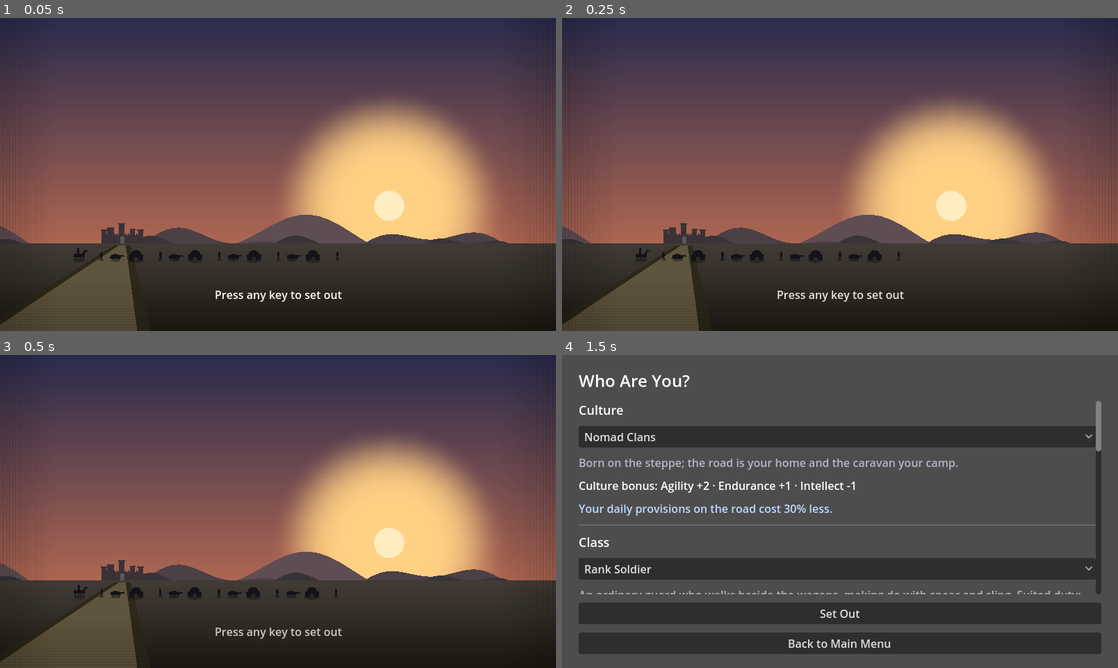
Above: before the commit, frames 1-4 (two rows, left to right).
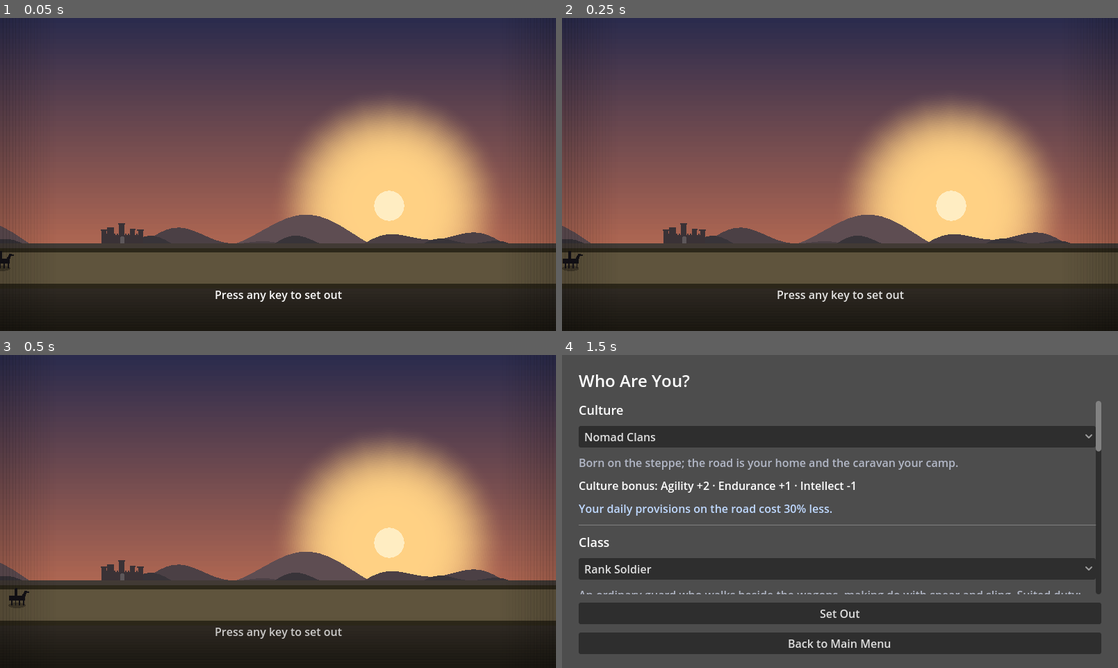
Above: after the commit, the same moments.

Repository: ulubatuhan/wayborne
Game: Godot game, scene res://scenes/ui/main_menu.tscn
Two runs of this game, one before a commit and one after it. Both use one fixed random seed, a clock stepped at 60 frames per second and the inputs below.
Inputs (mouse positions are in pixels of both pictures, inside the frame that each line leads up to):
- Up to frame 1 (0.05 s): no input
- Up to frame 2 (0.25 s): no input
- Up to frame 3 (0.5 s): no input
- Up to frame 4 (1.5 s): tap Enter (ui_accept) at 0.5, 0.77 s; move the mouse to (962, 495) at 0.52 s; hold Right (ui_right) 0.53-1.25 s; tap E at 0.6 s; click (962, 495) at 0.67 s; click "New Game" at 1.25 s

The runs differ from the first frame. In frame 1, 13% of the frame differs, in the area x 0-100%, y 72-100%; in frame 2, 13%; in frame 3, 13%; in frame 4, nothing differs.

Commit message:
Ana menü: yol ve kervan aynı yönde yürüsün
Kervanın "ufka doğru yürüyen" ilk sürümü yolu bir perspektif yamuğu
olarak (yakın kenardan ufuktaki şehre doğru daralan) çiziyordu, ama
kervan siluetinin kendisi yalnızca yatayda kayıp küçülüyordu - iki
hareket asla aynı yönü paylaşmadı, yol dikey/diyagonal okunurken kervan
yatay okunuyordu.

Perspektif önermesi tamamen kaldırıldı: `_draw_road` artık `ground_y`de
sabit yükseklikte düz yatay bir bant, `_draw_caravan` da yalnızca x'te
kayıyor, hiç ölçeklenmiyor - ikisi de aynı `ground_y`ye kilitli olduğu
için kervanın yoldan çıkması yapısal olarak imkânsız.

İki yan düzeltme daha:
- `_walk_caravan(unit, ink, place)` sütunu hem ölçüp hem yerleştiriyor
  (RoadCaravan._walk_column'daki aynı desen) - iki ayrı hesap asla
  birbirinden sapamaz.
- Lider artık sütunun en büyük x'inde çiziliyor, 0'da değil: at
  siluetinin boynu +x yönünde çizildiği için +x hareketinde lider en
  önde olmalı.

Döngü artık ekran dışına sarılarak (`fposmod`) kapanıyor, solma
efektiyle değil - ne alfa geçişi ne de "görünmez an"ı yakalamak için
özel bir başlangıç zamanı gerekiyor.

Doğrulama: `godot --headless --import` temiz, `run_tests.gd` 6951/6951
geçti, `screenshot_menu.gd` her iki karede de kervanın düz yatay bant
üzerinde durduğunu doğruladı.

Claude-Session: https://claude.ai/code/session_01SmgLRHV2q6VtZPZSSuowT6

Diff:
--- a/scripts/ui/menu_backdrop.gd
+++ b/scripts/ui/menu_backdrop.gd
@@ -2,7 +2,7 @@
 extends Control
 
 ## Ana menünün arkasındaki manzara: alçak bir güneş, sırtlar, uzakta bir
-## şehir ve ufka doğru yürüyen bir kervan silueti.
+## şehir ve yatay bir yol üzerinde yürüyen bir kervan silueti.
 ##
 ## Oyunun **ilk gördüğü ekran** buydu ve hiç çizilmemişti: düz gri bir
 ## zemin üstünde dört buton. Yol sahnesi, savaş ve şehir çizilmişken
@@ -50,29 +50,26 @@
 const CITY_X_RATIO: float = 0.22
 const CITY_HEIGHT_RATIO: float = 0.060
 
-## Kervan silueti bir **yol** üzerinde, ufka doğru ilerliyor - artık sabit
-## bir kare değil, bir döngü. `CARAVAN_START_RATIO`/`CARAVAN_GROUND_RATIO`
-## yakın uç (döngünün başı, en büyük göründüğü an); yol, ufuktaki şehre
-## kadar daralarak uzanıyor (`ROAD_VANISH_X_RATIO` - şehrin kendisi, çünkü
-## kervanın gittiği yer zaten orası) ve kervan `CARAVAN_WALK_SECONDS`'te bir
-## o noktaya varıp küçüle küçüle kayboluyor, sonra döngü baştan başlıyor.
-## Küçülme kervanın kendi çiziminde değil, `draw_set_transform`'da: her
-## figür yine yerel (0,0) tabanlı çiziliyor, tek bir konum+ölçek dönüşümü
-## bütün siluet grubunu aynı anda taşıyor - iki ayrı yerde ölçeklemek iki
-## farklı kervan demek olurdu (bkz. Art Rules'un "bir şekil iki yerde
-## çizilirse iki farklı şekildir" kuralı).
+## Kervan silueti bir **yatay** yol üzerinde yürüyor. İlk sürüm yolu
+## ufuktaki şehre daralan bir perspektif şerit olarak çizmişti ve kervan
+## kendi biçimini hiç döndürmeden yalnızca yatay kayıyordu - sonuç yol dik
+## bir çizgi gibi dururken kervan onun üstünde yatay süzülüyordu, ikisi
+## aynı yöne gitmiyordu. Artık ikisi de aynı şey: yol `CARAVAN_GROUND_RATIO`
+## yüksekliğinde yatay bir şerit, kervan da tam o yükseklikte (`ground_y`)
+## yalnızca x ekseninde ilerliyor - "yoldan çıkma" geometrik olarak imkânsız,
+## çünkü kervanın tabanı hep yolun kendisi.
 const CARAVAN_GROUND_RATIO: float = 0.80
-const CARAVAN_START_RATIO: float = 0.10
 const CARAVAN_SCALE: float = 0.042
-const CARAVAN_WALK_SECONDS: float = 85.0
-const CARAVAN_FAR_SCALE: float = 0.18
-const ROAD_VANISH_X_RATIO: float = CITY_X_RATIO
+## Saniyede kaç `unit` ilerlediği - gerçek bir yürüyüş temposu gibi,
+## ekran genişliğine göre değil figürün kendi boyuna göre ölçekli.
+const CARAVAN_SPEED_UNITS_PER_SEC: float = 2.6
 ## Vagon sayısı: ilk ölçüde 2'ydi (bkz. eski "küçük" notu) - istenerek
 ## kalabalıklaştırıldı, bir kervan bir at ve iki vagondan daha uzun bir
 ## şey olmalı.
 const CARAVAN_WAGON_COUNT: int = 4
-const ROAD_NEAR_HALF_RATIO: float = 0.15
-const ROAD_FAR_HALF_RATIO: float = 0.006
+## Yolun kalınlığı, ekran yüksekliğine oranlı - `TravelBand._draw_road`'un
+## kendi bandıyla aynı mertebede.
+const ROAD_BAND_RATIO: float = 0.05
 
 ## Döngünün ne kadarının geçtiği - `_process` besliyor, `_draw` okuyor.
 ## Menü tek bir örnek ve maliyeti bir avuç poligon, o yüzden her karede
@@ -89,12 +86,6 @@
 	var host := get_parent_control()
 	if host != null:
 		size = host.size
-	# `_time` sıfırdan başlarsa `progress` de sıfırdan başlar - tam da
-	# döngünün saydam olduğu an (bkz. `_draw_caravan`'ın solma notu). Oyuncu
-	# menüyü ilk açtığında kervanı görmemesi bir kusurdu, ekran görüntüsü
-	# aracı da (yalnızca birkaç kare bekliyor) aynı anı yakalayıp boş bir
-	# kervan basıyordu. Döngünün ortasından başlamak ikisini de çözüyor.
-	_time = CARAVAN_WALK_SECONDS * 0.35
 
 func _process(delta: float) -> void:
 	_time += delta
@@ -119,11 +110,9 @@
 	_draw_ridges(area, horizon, Color(sky.haze))
 	_draw_ground(area, horizon, Color(sky.haze))
 
-	var progress := fmod(_time / CARAVAN_WALK_SECONDS, 1.0)
-	var near_anchor := Vector2(size.x * CARAVAN_START_RATIO, size.y * CARAVAN_GROUND_RATIO)
-	var vanish_anchor := Vector2(size.x * ROAD_VANISH_X_RATIO, horizon + size.y * 0.006)
-	_draw_road(near_anchor, vanish_anchor)
-	_draw_caravan(near_anchor, vanish_anchor, progress)
+	var ground_y := size.y * CARAVAN_GROUND_RATIO
+	_draw_road(ground_y)
+	_draw_caravan(ground_y)
 	ArtDraw.vignette(self, area, 0.14)
 
 ## Alçak güneş ve etrafındaki halka. Konsept görselin bütün kompozisyonu
@@ -167,34 +156,18 @@
 		ArtPalette.fade_to_haze(near.lightened(0.10), haze, 0.18), near
 	)
 
-## Yolun kendisi: yakın uçtan (kervanın döngüye başladığı nokta) ufuktaki
-## şehre kadar daralan bir şerit - `TravelBand._draw_road`'un aynı
-## mantığı (açık bir gövde, iki yanında koyu bir bank), tek fark burada
-## eğim yok, gerçek bir perspektif daralması var, çünkü menü kervanı
-## kenara değil derinliğe doğru yürüyor.
-func _draw_road(near_anchor: Vector2, vanish: Vector2) -> void:
+## Yolun kendisi: yatay bir şerit tam `ground_y`'de, ekranın tamamını
+## kaplıyor - `TravelBand._draw_road`'un aynı mantığı (açık bir gövde,
+## koyu bir bank arkasında), ama burada eğim yok: kervan da aynı yükseklikte
+## yalnızca yatay ilerlediği için ikisi hep aynı çizgide kalıyor.
+func _draw_road(ground_y: float) -> void:
 	var ground := ArtPalette.terrain(ArtPalette.BIOME_STEPPE)
 	var road := Color(ground.near).lerp(Color(0.68, 0.60, 0.46), 0.55).darkened(0.34)
 	var verge := Color(ground.near).darkened(0.58)
-	var near_y := size.y * 1.04
-	var near_half := size.x * ROAD_NEAR_HALF_RATIO
-	var far_half := maxf(size.x * ROAD_FAR_HALF_RATIO, 1.0)
-
-	draw_colored_polygon(PackedVector2Array([
-		Vector2(near_anchor.x - near_half * 1.18, near_y),
-		Vector2(near_anchor.x + near_half * 1.18, near_y),
-		Vector2(vanish.x + far_half * 2.4, vanish.y),
-		Vector2(vanish.x - far_half * 2.4, vanish.y),
-	]), verge)
-	draw_colored_polygon(PackedVector2Array([
-		Vector2(near_anchor.x - near_half, near_y),
-		Vector2(near_anchor.x + near_half, near_y),
-		Vector2(vanish.x + far_half, vanish.y),
-		Vector2(vanish.x - far_half, vanish.y),
-	]), road)
-
-func _formation_scale(progress: float) -> float:
-	return lerp(1.0, CARAVAN_FAR_SCALE, progress)
+	var band := size.y * ROAD_BAND_RATIO
+
+	draw_rect(Rect2(Vector2(0.0, ground_y - band * 1.3), Vector2(size.x, band * 2.6)), verge)
+	draw_rect(Rect2(Vector2(0.0, ground_y - band), Vector2(size.x, band * 2.0)), road)
 
 ## Karşı ışıkta bir kervan: atlı lider, tek öküzlü dört vagon ve aralarında
 ## yürüyenler - `CARAVAN_WAGON_COUNT`'un notu, kalabalık ve uzun olsun diye
@@ -202,35 +175,63 @@
 ## kendi genişliğini tüketiyor, sabit adım yok.
 ##
 ## Her figür yerel (0,0) tabanına göre çiziliyor (kervanın kendi taban
-## çizgisi, ekranın değil) - `draw_set_transform` tek bir konum+ölçek ile
-## bütün grubu `near_anchor`'dan `vanish`'e taşıyor. Figürlerin içinde
-## ayrıca bir ölçek hesaplamak iki kervan demek olurdu: biri yol üstünde
-## küçülen, biri kendi çiziminde küçülen - aynı şeyin iki farklı cevabı.
-func _draw_caravan(near_anchor: Vector2, vanish: Vector2, progress: float) -> void:
+## çizgisi, ekranın değil) - `draw_set_transform` tek bir konum ile bütün
+## grubu `ground_y`'ye, `_time`'ın belirlediği x'e taşıyor. **Ölçek hep
+## 1.0**: kervan yakınlaşıp uzaklaşmıyor, yol boyunca yürüyor - önceki
+## sürümün perspektifle küçülmesi tam da şikâyet edilen şeydi, yol yatay
+## dururken kervan diyagonal bir çizgi üstünde ilerliyormuş gibi görünen
+## bir çelişki yaratıyordu.
+##
+## Ekrana **girip çıkarak** döngüleniyor, solmuyor: `span` ekran genişliği
+## artı kervanın kendi toplam boyu, `_time * hız`'ın `span`'e göre modu bir
+## x konumu veriyor - kervan sağdan girip soldan çıkıyor (ya da tersi,
+## `fposmod`'un işaretine bağlı), her zaman ekranın dışında başlayıp dışında
+## bitiyor, yani kaybolma anı hiç görünmüyor - önceki sürümün alfa
+## solmasına hiç ihtiyaç yok.
+func _draw_caravan(ground_y: float) -> void:
 	var unit := size.y * CARAVAN_SCALE
 	var ink := ArtPalette.INK.lerp(Color(0.10, 0.09, 0.12), 0.5)
-	# Döngü baştan başlarken sıçramasın diye iki uçta da saydamlaşıyor -
-	# yoksa "ufukta küçülüp kayboldu" karesinden "yakında kocaman belirdi"
-	# karesine tek karede atlıyordu, göz onu bir kesinti olarak okuyordu.
-	ink.a *= clampf(minf(progress / 0.05, (1.0 - progress) / 0.08), 0.0, 1.0)
+
+	var total_width := _walk_caravan(unit, ink, false)
+	var span := size.x + total_width
+	var speed := unit * CARAVAN_SPEED_UNITS_PER_SEC
+	var start_x := fposmod(_time * speed, span) - total_width
+
+	draw_set_transform(Vector2(start_x, ground_y), 0.0, Vector2.ONE)
+	_walk_caravan(unit, ink, true)
+	draw_set_transform(Vector2.ZERO, 0.0, Vector2.ONE)
+
+## Kolonun tek aritmetiği: `place` kapalıyken yalnızca tüketilen genişliği
+## ölçer, açıkken aynı sırayla gerçekten çizer - `RoadCaravan._walk_column`
+## ile aynı disiplin (bkz. Art Rules: "measuring the column and placing it
+## are the same function"), iki ayrı kopya iki farklı kervan üretirdi.
+##
+## Lider en **büyük** yerel x'te, kuyrukta değil öncü konumda: kervan +x
+## yönünde yürüyor ve atın boynu da zaten +x'e bakıyor (bkz.
+## `_silhouette_rider`), o yüzden vagonlar/tayfa önce, lider en sonda -
+## yürüyüş yönünde en öndeki o.
+func _walk_caravan(unit: float, ink: Color, place: bool) -> float:
 	var cursor := 0.0
 
-	draw_set_transform(near_anchor.lerp(vanish, progress), 0.0, Vector2.ONE * _formation_scale(progress))
-
-	_silhouette_rider(Vector2(cursor, 0.0), unit * 1.25, ink)
+	for wagon in CARAVAN_WAGON_COUNT:
+		if place:
+			_silhouette_walker(Vector2(cursor, 0.0), unit * 0.95, ink)
+		cursor += unit * 1.5
+		if place:
+			_silhouette_ox(Vector2(cursor, 0.0), unit * 0.72, ink)
+		cursor += unit * 2.2
+		if place:
+			_silhouette_wagon(Vector2(cursor, 0.0), unit * 1.5, ink)
+		cursor += unit * 2.6
+
+	if place:
+		_silhouette_walker(Vector2(cursor, 0.0), unit * 0.92, ink)
 	cursor += unit * 2.4
 
-	for wagon in CARAVAN_WAGON_COUNT:
-		_silhouette_walker(Vector2(cursor, 0.0), unit * 0.95, ink)
-		cursor += unit * 1.5
-		_silhouette_ox(Vector2(cursor, 0.0), unit * 0.72, ink)
-		cursor += unit * 2.2
-		_silhouette_wagon(Vector2(cursor, 0.0), unit * 1.5, ink)
-		cursor += unit * 2.6
-
-	_silhouette_walker(Vector2(cursor, 0.0), unit * 0.92, ink)
-
-	draw_set_transform(Vector2.ZERO, 0.0, Vector2.ONE)
+	if place:
+		_silhouette_rider(Vector2(cursor, 0.0), unit * 1.25, ink)
+
+	return cursor
 
 ## Gövde **zemine kadar inmiyor**; ilk hâlinde iniyordu ve bacaklar onun
 ## *içine* çiziliyordu, yani siluet bir insan değil bir labut gibi
Not shown, changed: CLAUDE.md
